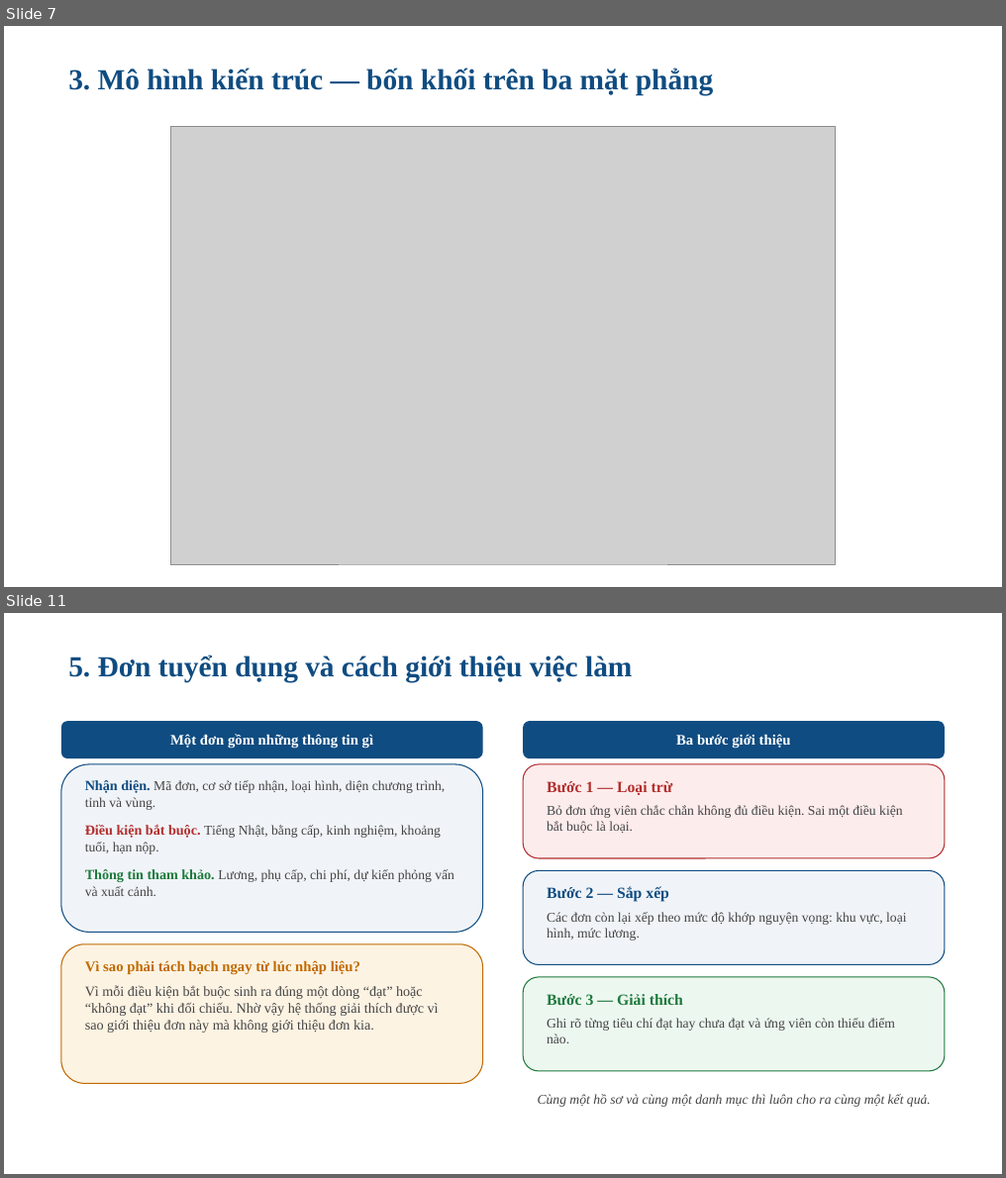
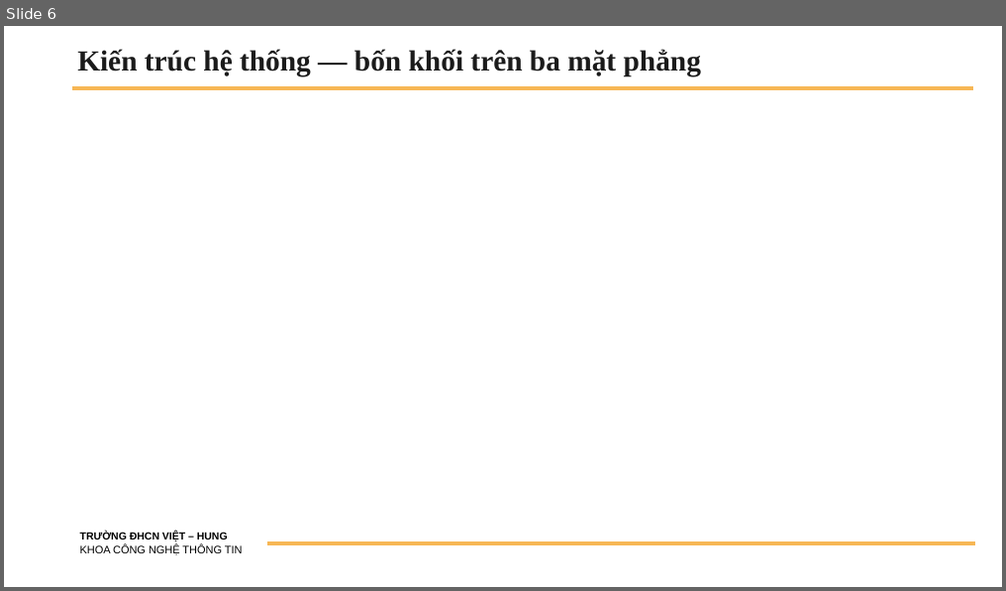
Before and after one commit to Hduc2412/Web-XKLD, a slide deck: tailieu/BaoCao_TienDo_DATN_HoangMinhDuc_2200583.pptx. Shown one above the other, each under a label of ours: slides 7 and 11 before the commit, slide 6 after it; the slides between them are not shown. The pictures are 1006x1178 and 1006x591 pixels, drawn with LibreOffice and Linux fonts; fonts in the diff are those of the drawing; grey boxes stand for pictures; background and template pictures are left out. Boxes give left, top, right and bottom in pixels: in the first picture for what was removed or moved away, otherwise in the second. Text is boxed around its words. In the diff, an @@ line names an element or a change of style, - is before the commit and + after.

```diff
--- a/tailieu/BaoCao_TienDo_DATN_HoangMinhDuc_2200583.pptx
+++ b/tailieu/BaoCao_TienDo_DATN_HoangMinhDuc_2200583.pptx
@@ slide 11 removed at (x1=4, y1=613, x2=1002, y2=1174), background #FFFFFF @@
@@ text removed at (x1=68, y1=655, x2=632, y2=682) @@
-5. Đơn tuyển dụng và cách giới thiệu việc làm
@@ rounded rectangle removed at (x1=61, y1=721, x2=483, y2=759) @@
-Một đơn gồm những thông tin gì
@@ rounded rectangle removed at (x1=523, y1=721, x2=944, y2=759) @@
-Ba bước giới thiệu
@@ rounded rectangle removed at (x1=61, y1=764, x2=483, y2=932) @@
@@ text removed at (x1=85, y1=780, x2=454, y2=896) @@
-Nhận diện. Mã đơn, cơ sở tiếp nhận, loại hình, diện chương trình, tỉnh và vùng.
-Điều kiện bắt buộc. Tiếng Nhật, bằng cấp, kinh nghiệm, khoảng tuổi, hạn nộp.
-Thông tin tham khảo. Lương, phụ cấp, chi phí, dự kiến phỏng vấn và xuất cảnh.
@@ rounded rectangle removed at (x1=523, y1=764, x2=944, y2=859) @@
@@ text removed at (x1=547, y1=781, x2=902, y2=833) @@
-Bước 1 — Loại trừ
-Bỏ đơn ứng viên chắc chắn không đủ điều kiện. Sai một điều kiện bắt buộc là loại.
@@ rounded rectangle removed at (x1=523, y1=870, x2=944, y2=964) @@
@@ text removed at (x1=547, y1=886, x2=906, y2=941) @@
-Bước 2 — Sắp xếp
-Các đơn còn lại xếp theo mức độ khớp nguyện vọng: khu vực, loại hình, mức lương.
@@ rounded rectangle removed at (x1=61, y1=945, x2=483, y2=1084) @@
@@ text removed at (x1=85, y1=960, x2=439, y2=1033) @@
-Vì sao phải tách bạch ngay từ lúc nhập liệu?
-Vì mỗi điều kiện bắt buộc sinh ra đúng một dòng “đạt” hoặc “không đạt” khi đối chiếu. Nhờ vậy hệ thống giải thích được vì sao giới thiệu đơn này mà không giới thiệu đơn kia.
@@ rounded rectangle removed at (x1=523, y1=977, x2=944, y2=1072) @@
@@ text removed at (x1=547, y1=994, x2=895, y2=1044) @@
-Bước 3 — Giải thích
-Ghi rõ từng tiêu chí đạt hay chưa đạt và ứng viên còn thiếu điểm nào.
@@ text removed at (x1=538, y1=1094, x2=931, y2=1107) @@
-Cùng một hồ sơ và cùng một danh mục thì luôn cho ra cùng một kết quả.
@@ what was slide 7 is now slide 6 @@
@@ slide 6 changed as well @@
@@ title "Kiến trúc hệ thống — ..." at (x1=77, y1=49, x2=701, y2=76): vertical alignment top to middle @@
@@ title at (x1=77, y1=49, x2=701, y2=76): text changed; text colour #0F4C81 to #1B1B1B @@
-3. Mô hình kiến trúc — bốn khối trên ba mặt phẳng
+Kiến trúc hệ thống — bốn khối trên ba mặt phẳng
@@ line added from (73, 88) to (974, 88), #F7B755 3.75 pt @@
@@ picture removed at (x1=171, y1=127, x2=835, y2=565) @@
@@ text added at (x1=80, y1=532, x2=243, y2=556), 10.5 pt, text #000000 @@
+TRƯỜNG ĐHCN VIỆT – HUNG
+KHOA CÔNG NGHỆ THÔNG TIN
@@ line added from (267, 544) to (975, 544), #F7B755 3.75 pt @@
```
Also in this commit, not shown: 1 other slide changed, 8 slides added, 11 other slides removed.
